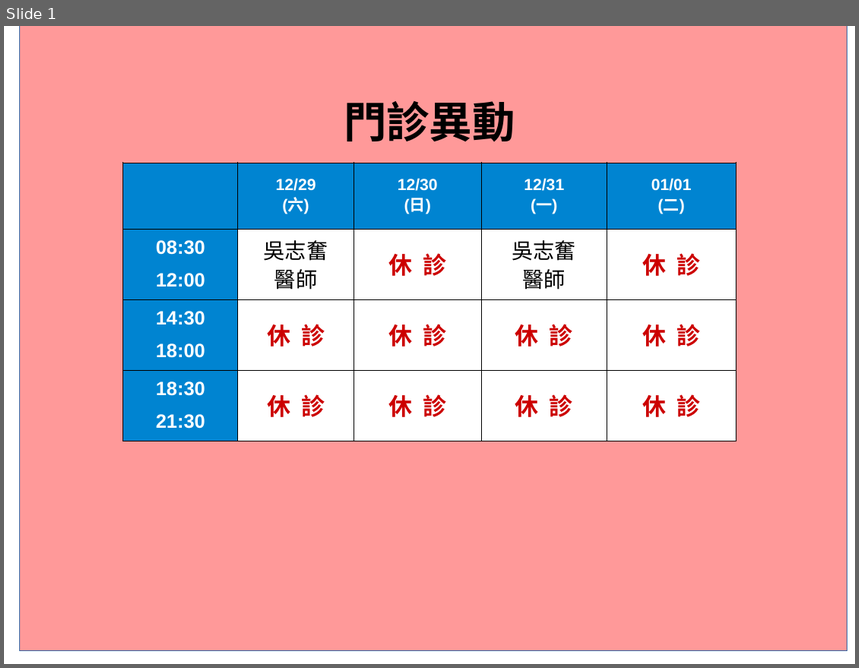
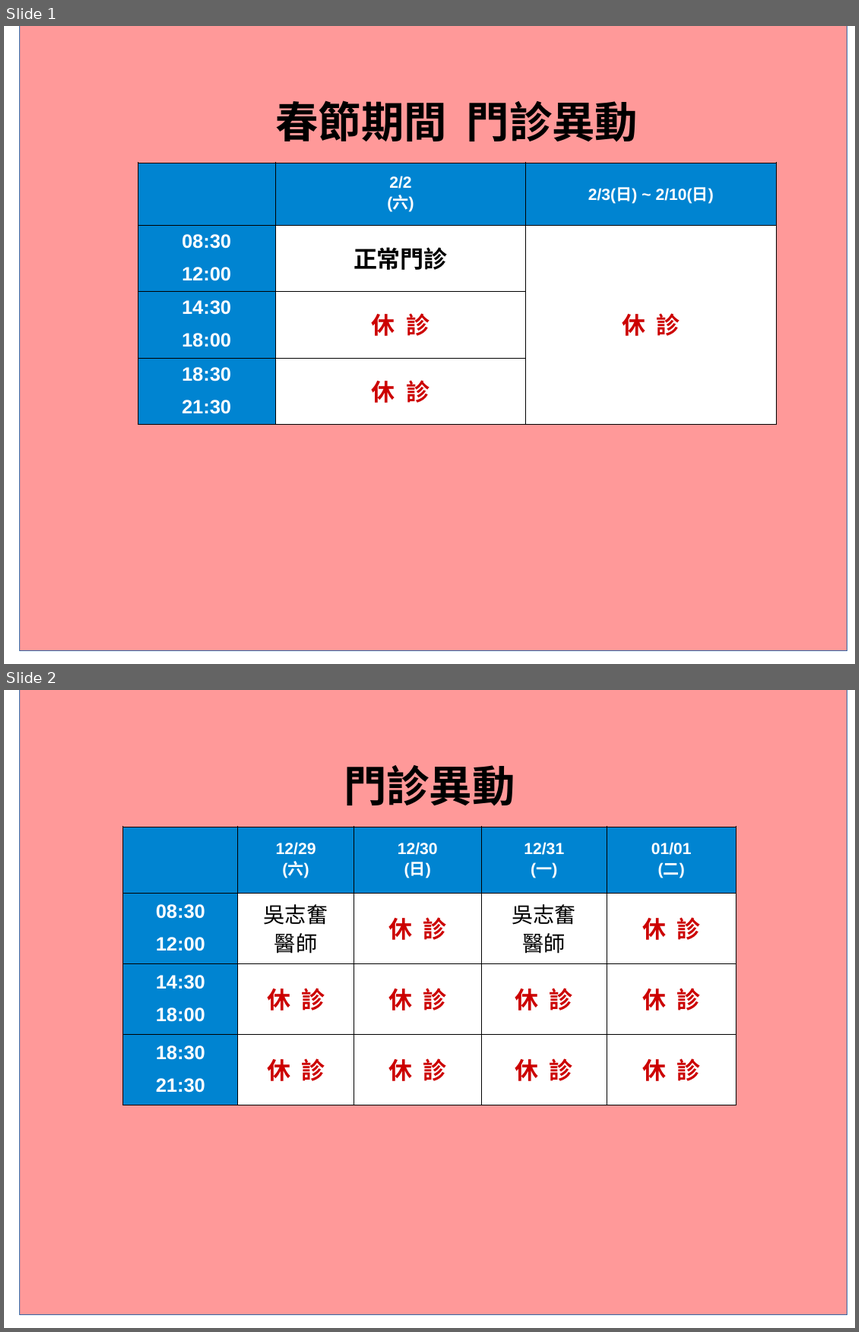
Before and after one commit to charming-clinic/charming-clinic.github.io, a slide deck: image/time2016.odp. Shown one above the other, each under a label of ours: slide 1 before the commit, slides 1 and 2 after it. The pictures are 859x668 and 859x1332 pixels, drawn with LibreOffice and Linux fonts; fonts in the diff are those of the drawing. Boxes give left, top, right and bottom in pixels: in the first picture for what was removed or moved away, otherwise in the second. Text is boxed around its words. In the diff, an @@ line names an element or a change of style, - is before the commit and + after.

```diff
--- a/image/time2016.odp
+++ b/image/time2016.odp
@@ slide 1 added at [4,26,855,664], background #FFFFFF @@
@@ rectangle added at [19,26,848,651], fill #FF9999, outline #3465A4 0 pt @@
@@ title added at [276,100,639,142], 40 pt, text #000000, bold @@
+春節期間 門診異動
@@ table added at [138,163,776,424], 4 rows, 3 columns @@
+ | 2/2 / (六) | 2/3(日) ~ 2/10(日)
+08:30 / 12:00 | 正常門診 | 休 診
+14:30 / 18:00 | 休 診 | 
+18:30 / 21:30 | 休 診 | 
@@ what was slide 1 is now slide 2 @@
```
Also in this commit, not shown: 3 other files.
